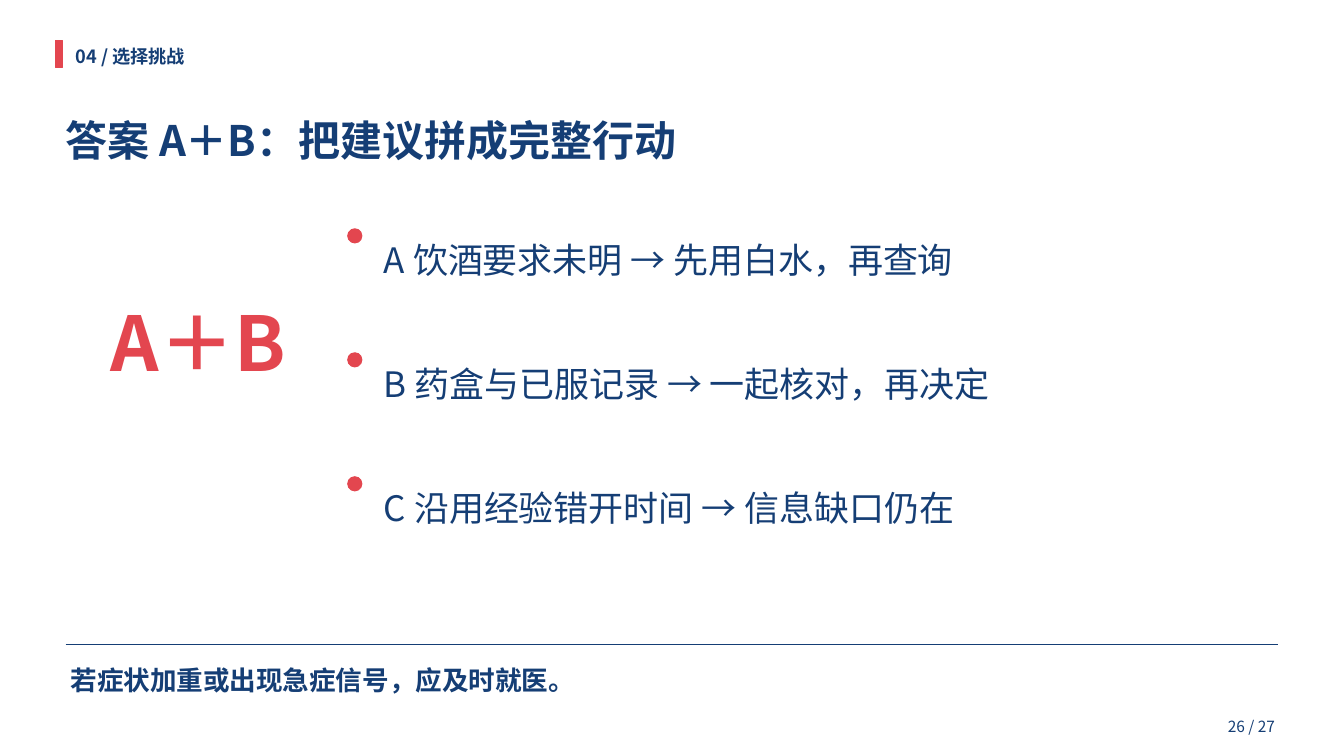
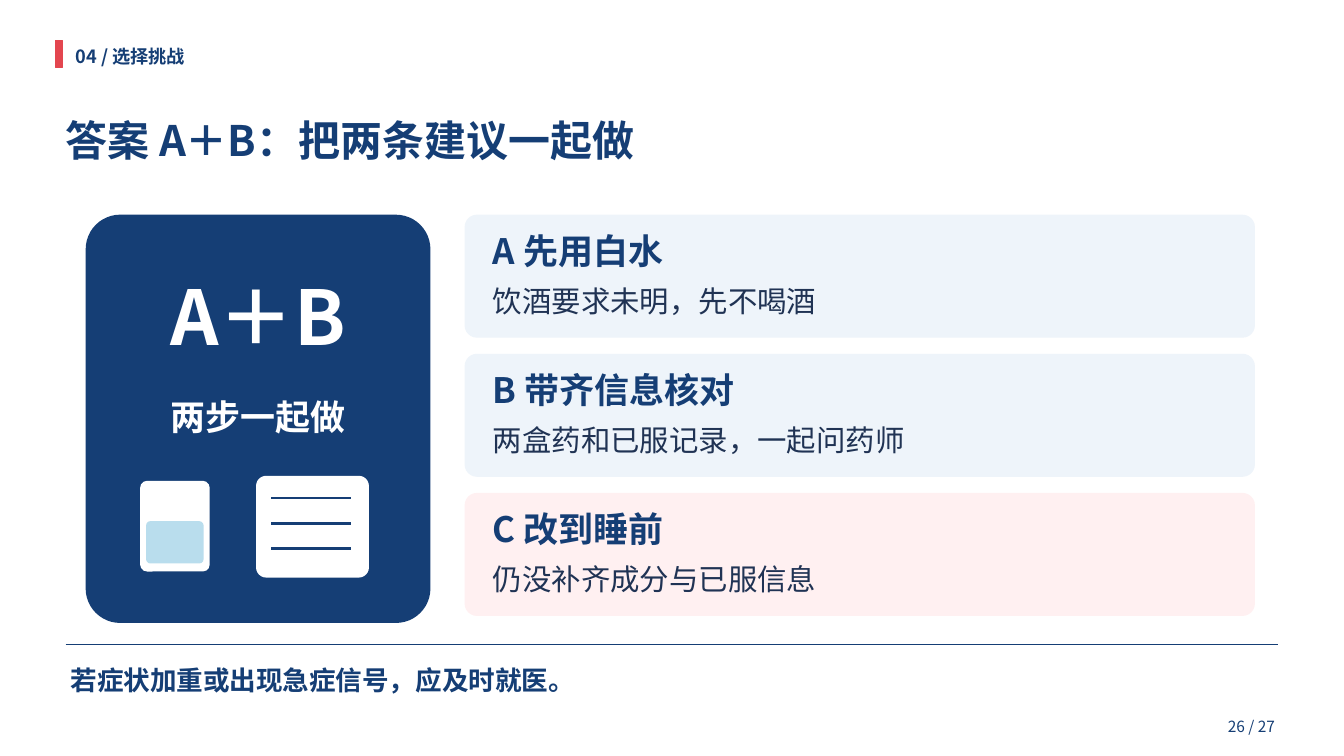
Before and after one commit to HOU-snowyfly/PPTbuilder, a slide deck: slide 26 of 交付文件/合理用药_双人35分钟.pptx. Drawn at 1344x756 pixels with LibreOffice and Linux fonts; fonts in the diff are those of the drawing. Boxes give left, top, right and bottom in pixels: in the first picture for what was removed or moved away, otherwise in the second. Text is boxed around its words. In the diff, an @@ line names an element or a change of style, - is before the commit and + after.

```diff
--- a/交付文件/合理用药_双人35分钟.pptx
+++ b/交付文件/合理用药_双人35分钟.pptx
@@ text at <box>66,120,634,160</box>: text changed @@
-答案 A＋B：把建议拼成完整行动
+答案 A＋B：把两条建议一起做
@@ rounded rectangle added at <box>86,215,431,623</box>, fill #153E75 @@
@@ ellipse removed at <box>348,229,362,243</box> @@
@@ rounded rectangle added at <box>465,215,1255,338</box>, fill #EEF4FA @@
@@ text at <box>493,234,663,267</box>: text changed; bold on @@
-A 饮酒要求未明 → 先用白水，再查询
+A 先用白水
@@ text "A＋B": place and size @@
-text "A＋B" at <box>111,315,287,371</box>
+text "A＋B" at <box>170,289,346,345</box>
@@ text "A＋B" at <box>170,289,346,345</box>: text colour #E3464F to #FFFFFF; line spacing 1.08 to 1.05; less space between paragraphs @@
@@ text added at <box>493,287,816,315</box>, 21 pt, text #203354 @@
+饮酒要求未明，先不喝酒
@@ ellipse removed at <box>348,353,362,367</box> @@
@@ rounded rectangle added at <box>465,354,1255,477</box>, fill #EEF4FA @@
@@ text added at <box>493,373,735,407</box>, 25 pt, text #153E75, bold @@
+B 带齐信息核对
@@ text added at <box>171,400,346,434</box>, 25 pt, text #FFFFFF, bold @@
+两步一起做
@@ text at <box>493,426,905,454</box>: text changed; size 25 to 21 pt; text colour #153E75 to #203354 @@
-B 药盒与已服记录 → 一起核对，再决定
+两盒药和已服记录，一起问药师
@@ rounded rectangle added at <box>256,476,369,578</box>, fill #FFFFFF @@
@@ ellipse removed at <box>348,477,362,491</box> @@
@@ rounded rectangle added at <box>140,481,210,572</box>, fill #FFFFFF @@
@@ line added from (271, 498) to (351, 498), #153E75 2 pt @@
@@ text removed at <box>384,491,954,524</box> @@
-C 沿用经验错开时间 → 信息缺口仍在
@@ rounded rectangle added at <box>465,493,1255,616</box>, fill #FFF0F1 @@
@@ rounded rectangle added at <box>146,521,204,564</box>, fill #B9DDED @@
@@ line added from (271, 523) to (351, 523), #153E75 2 pt @@
@@ text added at <box>493,512,664,545</box>, 25 pt, text #153E75, bold @@
+C 改到睡前
@@ line added from (271, 548) to (351, 548), #153E75 2 pt @@
@@ text added at <box>493,565,816,593</box>, 21 pt, text #203354 @@
+仍没补齐成分与已服信息
```
Also in this commit, not shown: 12 other slides changed, 3 slides added, 4 slides removed, 1 other file.
